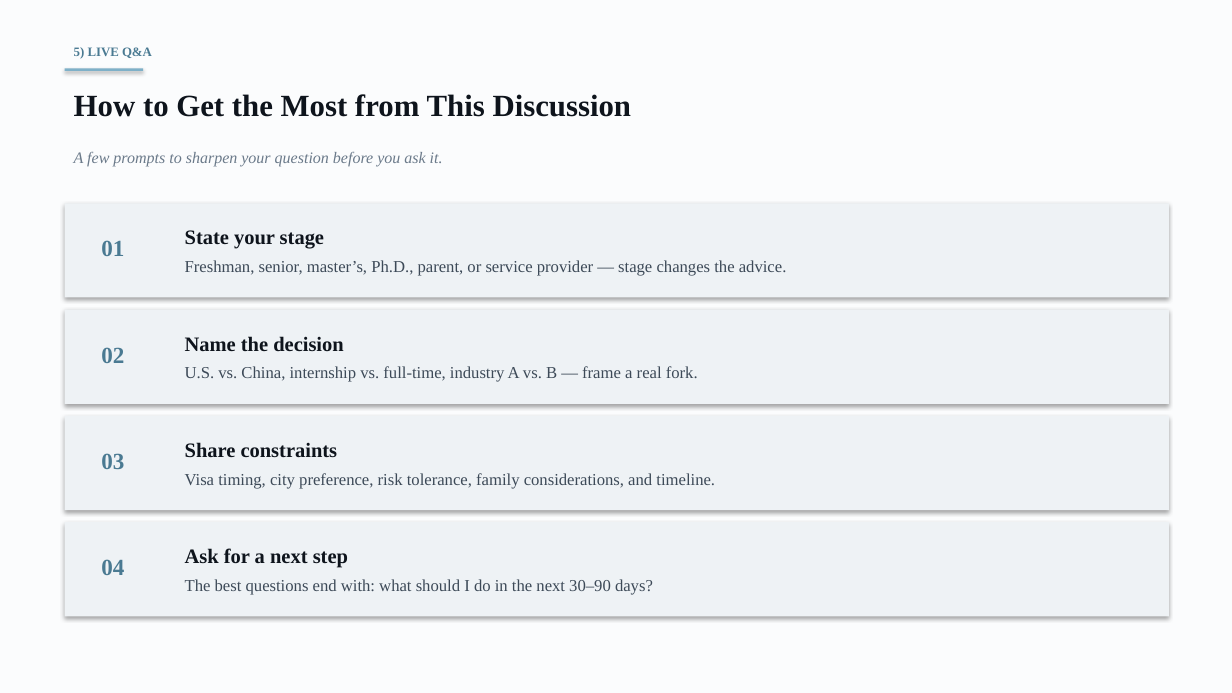
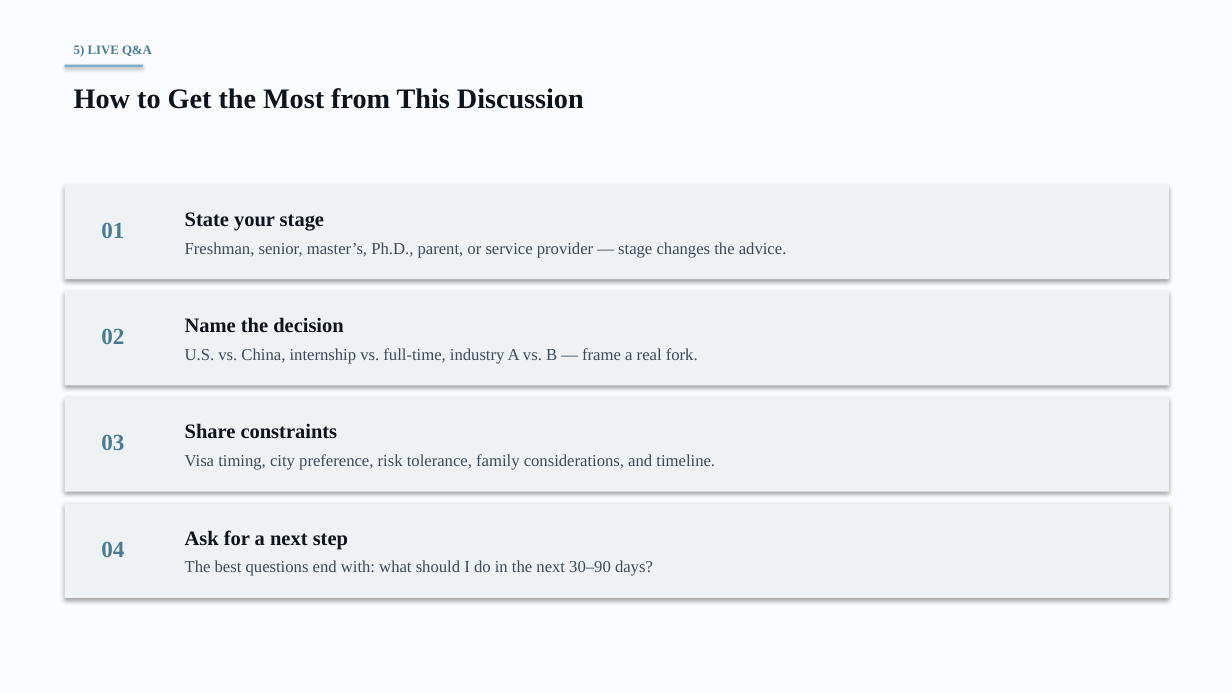
Before and after one commit to anthonyleedu/anthonyleedu, a slide deck: slide 17 of Heliospace_Company_And_Product_Overview.pptx (slide 27 before the commit). Drawn at 1232x693 pixels with LibreOffice and Linux fonts; fonts in the diff are those of the drawing. Boxes give left, top, right and bottom in pixels: in the first picture for what was removed or moved away, otherwise in the second. Text is boxed around its words. In the diff, an @@ line names an element or a change of style, - is before the commit and + after.

```diff
--- a/Heliospace_Company_And_Product_Overview.pptx
+++ b/Heliospace_Company_And_Product_Overview.pptx
@@ text "How to Get the Most ..." at [74, 88, 584, 109]: size 24 to 22 pt @@
@@ rectangle: place and size @@
-rectangle at [65, 68, 143, 71]
+rectangle at [65, 65, 143, 67]
@@ text removed at [74, 152, 443, 167] @@
-A few prompts to sharpen your question before you ask it.
@@ 12 texts, 4 rectangles: place and size @@
-12 texts, 4 rectangles at [65, 203, 1169, 616]
+12 texts, 4 rectangles at [65, 185, 1169, 598]
```
Also in this commit, not shown: 12 other slides changed, 7 slides added, 15 slides removed.
